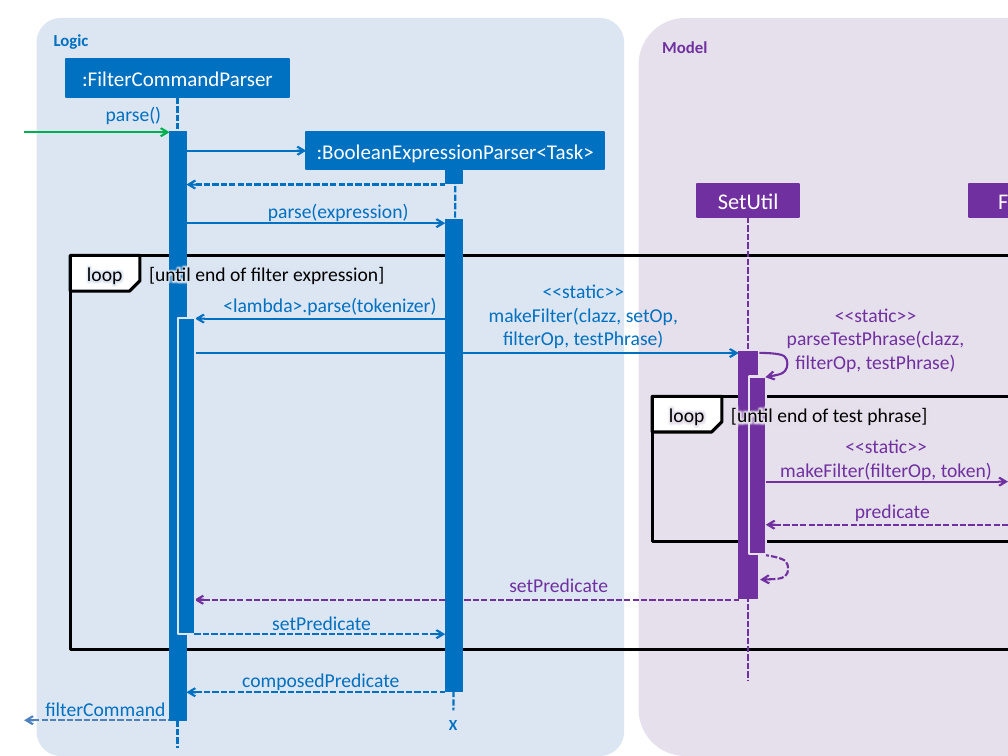
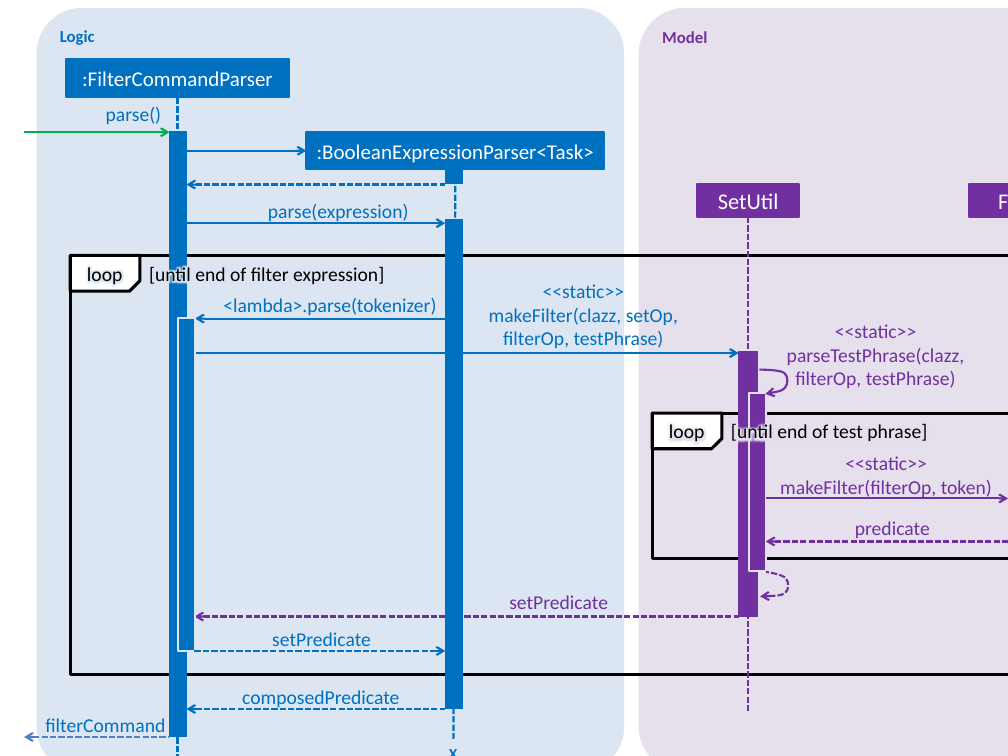
Before and after one commit to sijie123/CS2103-DeadlineManager, a slide deck: slide 2 of docs/diagrams/FilterOperationSequenceDiagram.pptx. Drawn at 1008x756 pixels with LibreOffice and Linux fonts; fonts in the diff are those of the drawing. Boxes give left, top, right and bottom in pixels: in the first picture for what was removed or moved away, otherwise in the second. Text is boxed around its words. In the diff, an @@ line names an element or a change of style, - is before the commit and + after.

Commit message:
Update some diagrams for filter

```diff
--- a/docs/diagrams/FilterOperationSequenceDiagram.pptx
+++ b/docs/diagrams/FilterOperationSequenceDiagram.pptx
@@ rounded rectangle "Logic": place and size @@
-rounded rectangle "Logic" at [36, 18, 624, 756]
+rounded rectangle "Logic" at [36, 8, 624, 756]
@@ rounded rectangle "Logic" at [36, 8, 624, 756]: proportions changed @@
@@ rounded rectangle "Model": place and size @@
-rounded rectangle "Model" at [638, 18, 1008, 756]
+rounded rectangle "Model" at [638, 8, 1008, 756]
@@ line moved from (177, 98) - (177, 748) to (177, 98) - (177, 756) @@
@@ rectangle: place and size @@
-rectangle at [169, 131, 186, 720]
+rectangle at [169, 131, 186, 737]
@@ line moved from (456, 169) - (454, 711) to (456, 169) - (454, 739) @@
@@ rectangle: place and size @@
-rectangle at [446, 220, 463, 691]
+rectangle at [446, 220, 463, 709]
@@ line moved from (748, 217) - (748, 680) to (748, 217) - (748, 714) @@
@@ rectangle: place and size @@
-rectangle at [71, 255, 1008, 649]
+rectangle at [71, 255, 1008, 674]
@@ rectangle: place and size @@
-rectangle at [178, 318, 196, 634]
+rectangle at [178, 318, 196, 651]
@@ text "<<static>> parseTestPhrase(clazz, filterOp, testPhrase)": place and size @@
-text "<<static>> parseTestPhrase(clazz, filterOp, testPhrase)" at [787, 308, 965, 372]
+text "<<static>> parseTestPhrase(clazz, filterOp, testPhrase)" at [787, 324, 965, 388]
@@ rectangle: place and size @@
-rectangle at [739, 352, 757, 599]
+rectangle at [739, 352, 757, 617]
@@ 7 texts, 6 arrows, 2 rectangles, 2 freeform shapes, 1 snip rect: place and size @@
-7 texts, 6 arrows, 2 rectangles, 2 freeform shapes, 1 snip rect at [24, 353, 1008, 721]
+7 texts, 6 arrows, 2 rectangles, 2 freeform shapes, 1 snip rect at [24, 370, 1008, 738]
@@ text "X" rewrapped from [449, 720, 457, 730] to [439, 739, 469, 756] @@
```
Also in this commit, not shown: 1 other file.
